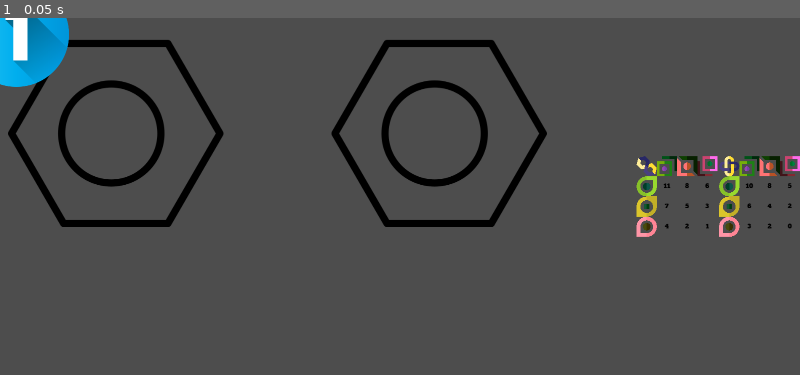
Above: before the commit, frame 1.
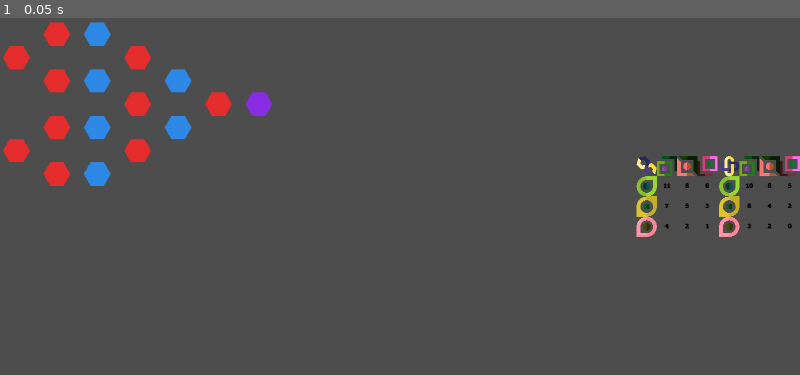
Above: after the commit, the same moment.

Repository: Pe3Hu/poro
Game: Godot game, scene res://scene/0/game.tscn
Same seed, same stepped clock (60 frames per second), same inputs: the game is played once before the commit and once after it.
Inputs:
- Up to frame 1 (0.05 s): no input

The runs differ from the first frame. In frame 1, 8.4% of the frame differs, in the area x 0-69%, y 0-59%.

Commit message:
version 0.0011
1. Field, Spot scenes added

Diff:
--- /dev/null
+++ b/scene/2/field.gd
@@ -0,0 +1,80 @@
+extends Node2D
+
+
+@onready var spots = $Spots
+
+var stadium = null
+var grids = {}
+var side = null
+
+
+func set_attributes(input_: Dictionary) -> void:
+	stadium = input_.stadium
+	position += Vector2(20, 20)
+
+	init_grids()
+	init_spots()
+
+
+func init_grids() -> void:
+	grids = {}
+	grids.left = {}
+	grids.left.goal = Vector2(0, 3)
+	grids.left.attacks = []
+	grids.left.attacks.append(Vector2(2, 3))
+	grids.left.attacks.append(Vector2(6, 1))
+	grids.left.attacks.append(Vector2(6, 3))
+	grids.left.attacks.append(Vector2(6, 5))
+	grids.left.attacks.append(Vector2(10, 0))
+	grids.left.attacks.append(Vector2(10, 2))
+	grids.left.attacks.append(Vector2(10, 4))
+	grids.left.attacks.append(Vector2(10, 6))
+	grids.left.attacks.append(Vector2(12, 1))
+	grids.left.attacks.append(Vector2(12, 5))
+	grids.left.defenses = []
+	grids.left.defenses.append(Vector2(4, 2))
+	grids.left.defenses.append(Vector2(4, 4))
+	grids.left.defenses.append(Vector2(8, 0))
+	grids.left.defenses.append(Vector2(8, 2))
+	grids.left.defenses.append(Vector2(8, 4))
+	grids.left.defenses.append(Vector2(8, 6))
+
+	grids.right = {}
+	var center = Vector2(6, 3)
+
+	for key in grids.left:
+		if key == "goal":
+			grids.right[key] = center + (center - grids.left[key])
+		else:
+			grids.right[key] = []
+
+			for _i in grids.left[key].size():
+				var vector = grids.left[key][_i]
+				var x = center.x + (center.x - grids.left[key][_i].x)
+				var grid = Vector2(x, vector.y)
+				grids.right[key].append(grid)
+
+
+func init_spots() -> void:
+	for _i in Global.num.field.rows:
+		for _j in Global.num.field.cols:
+			var input = {}
+			input.field = self
+			input.grid = Vector2(_j, _i)
+
+			var spot = Global.scene.spot.instantiate()
+			spots.add_child(spot)
+			spot.set_attributes(input)
+
+#	init_spot_neighbors()
+#
+#
+#func init_spot_neighbors() -> void:
+#	for spots in arr.spot:
+#		for spot in spots:
+#			for direction in Global.arr.neighbor[spot.num.parity]:
+#				var grid = spot.vec.grid + direction
+#
+#					if check_border(grid):
+#						var neighbor = arr.spot[grid.y][grid.x]
+#						spot.dict.neighbor[neighbor] = direction
--- /dev/null
+++ b/scene/2/field.tscn
@@ -0,0 +1,8 @@
+[gd_scene load_steps=2 format=3 uid="uid://dgldxp78jbgie"]
+
+[ext_resource type="Script" path="res://scene/2/field.gd" id="1_0hbps"]
+
+[node name="Field" type="Node2D"]
+script = ExtResource("1_0hbps")
+
+[node name="Spots" type="Node2D" parent="."]
--- /dev/null
+++ b/scene/2/spot.gd
@@ -0,0 +1,52 @@
+extends Polygon2D
+
+
+var field = null
+var grid = null
+
+
+func set_attributes(input_: Dictionary) -> void:
+	field = input_.field
+
+	set_gird(input_.grid)
+	init_vertexs()
+	update_color()
+
+
+func init_vertexs() -> void:
+	var n = 6
+	var vertexs = []
+	var angle = PI * 2 / n
+
+	for _i in n:
+		var vertex = Vector2.from_angle(angle * _i) * Global.num.spot.r
+		vertexs.append(vertex)
+
+	set_polygon(vertexs)
+
+
+func set_gird(grid_: Vector2) -> void:
+	grid = grid_
+	var shift = Vector2()
+
+	if int(grid.x) % 2 == 1:
+		shift.y += 0.5
+
+	position = (grid + shift) * Global.vec.size.spot
+
+
+func update_color() -> void:
+	#left right
+	if field.grids.right.goal == grid:
+		color = Global.color.spot.goal
+		return
+
+	if field.grids.right.attacks.has(grid):
+		color = Global.color.spot.attack
+		return
+
+	if field.grids.right.defenses.has(grid):
+		color = Global.color.spot.defense
+		return
+
+	visible = false
--- a/scene/2/spot.tscn
+++ b/scene/2/spot.tscn
@@ -1,24 +1,6 @@
-[gd_scene load_steps=2 format=3 uid="uid://d3dfw2fl2bbug"]
+[gd_scene load_steps=2 format=3 uid="uid://b0ybpg4j18e1e"]
 
-[sub_resource type="StyleBoxFlat" id="StyleBoxFlat_7paps"]
+[ext_resource type="Script" path="res://scene/2/spot.gd" id="1_p4xno"]
 
-[node name="Spot" type="MarginContainer"]
-custom_minimum_size = Vector2(5, 5)
-anchors_preset = 8
-anchor_left = 0.5
-anchor_top = 0.5
-anchor_right = 0.5
-anchor_bottom = 0.5
-offset_left = -20.0
-offset_top = -20.0
-offset_right = 20.0
-offset_bottom = 20.0
-grow_horizontal = 2
-grow_vertical = 2
-size_flags_horizontal = 4
-size_flags_vertical = 4
-
-[node name="BG" type="Panel" parent="."]
-visible = false
-layout_mode = 2
-theme_override_styles/panel = SubResource("StyleBoxFlat_7paps")
+[node name="Spot" type="Polygon2D"]
+script = ExtResource("1_p4xno")
--- a/scene/2/stadium.gd
+++ b/scene/2/stadium.gd
@@ -3,6 +3,7 @@
 
 @onready var left = $Left
 @onready var right = $Right
+@onready var field = $Field
 @onready var markers = $Markers
 
 var tournament = null
@@ -20,18 +21,21 @@
 		var half = get(side)
 		half.set_attributes(input)
 
+	var input = {}
+	input.stadium = self
+	field.set_attributes(input)
 	#cell.y = cell.x * sqrt(3) / 2
 	offset = Vector2()#Vector2(cell.x * 0.125, cell.y * 0.25)#9.0 / 32
 
-	var input = {}
+	#var input = {}
 	input.stadium = self
 	input.gladiator = null
 	input.grid = Vector2(0, 0)
 	#var cells = left.get_used_cells(0)
 	#var a = left.map_to_local(input.grid)
 	#var b = Vector2.to_global(a)
-	print(cell)
-	add_marker(input)
+	#print(cell)
+	#add_marker(input)
 
 
 func add_marker(input_: Dictionary) -> void:
--- a/scene/2/stadium.tscn
+++ b/scene/2/stadium.tscn
@@ -1,7 +1,8 @@
-[gd_scene load_steps=4 format=3 uid="uid://cufbv6lhirrcv"]
+[gd_scene load_steps=5 format=3 uid="uid://cufbv6lhirrcv"]
 
 [ext_resource type="Script" path="res://scene/2/stadium.gd" id="1_5sxjt"]
 [ext_resource type="PackedScene" uid="uid://c68chhpn3prav" path="res://scene/2/half.tscn" id="1_iv2x2"]
+[ext_resource type="PackedScene" uid="uid://dgldxp78jbgie" path="res://scene/2/field.tscn" id="3_1rkxa"]
 
 [sub_resource type="StyleBoxFlat" id="StyleBoxFlat_7paps"]
 
@@ -23,9 +24,12 @@
 theme_override_styles/panel = SubResource("StyleBoxFlat_7paps")
 
 [node name="Left" parent="." instance=ExtResource("1_iv2x2")]
+visible = false
 
 [node name="Right" parent="." instance=ExtResource("1_iv2x2")]
 visible = false
+
+[node name="Field" parent="." instance=ExtResource("3_1rkxa")]
 
 [node name="Markers" type="Control" parent="."]
 layout_mode = 2
--- a/script/Global.gd
+++ b/script/Global.gd
@@ -32,6 +32,15 @@
 
 func init_num() -> void:
 	num.index = {}
+
+	num.spot = {}
+	num.spot.r = 32
+	num.spot.h = num.spot.r * sqrt(3)
+	num.spot.w = num.spot.r * 2
+
+	num.field = {}
+	num.field.rows = 7
+	num.field.cols = 13
 
 
 func init_dict() -> void:
@@ -163,6 +172,7 @@
 
 	scene.tournament = load("res://scene/2/tournament.tscn")
 	scene.stadium = load("res://scene/2/stadium.tscn")
+	scene.spot = load("res://scene/2/spot.tscn")
 	scene.marker = load("res://scene/2/marker.tscn")
 
 
@@ -174,6 +184,7 @@
 	vec.size.number = Vector2(5, 32)
 
 	vec.size.marker = Vector2(64, 64) * 4
+	vec.size.spot = Vector2(num.spot.w * 0.75, num.spot.h)
 
 	init_window_size()
 
@@ -199,6 +210,12 @@
 	color.indicator.barrier.fill = Color.from_hsv(0.5, 1, 0.9)
 	color.indicator.barrier.background = Color.from_hsv(0.5, 0.25, 0.9)
 
+	color.spot = {}
+	color.spot.attack = Color.from_hsv(0.0 / h, 0.8, 0.9)
+	color.spot.defense = Color.from_hsv(210.0 / h, 0.8, 0.9)
+	color.spot.goal = Color.from_hsv(270.0 / h, 0.8, 0.9)
+
+
 
 func save(path_: String, data_: String):
 	var path = path_ + ".json"
